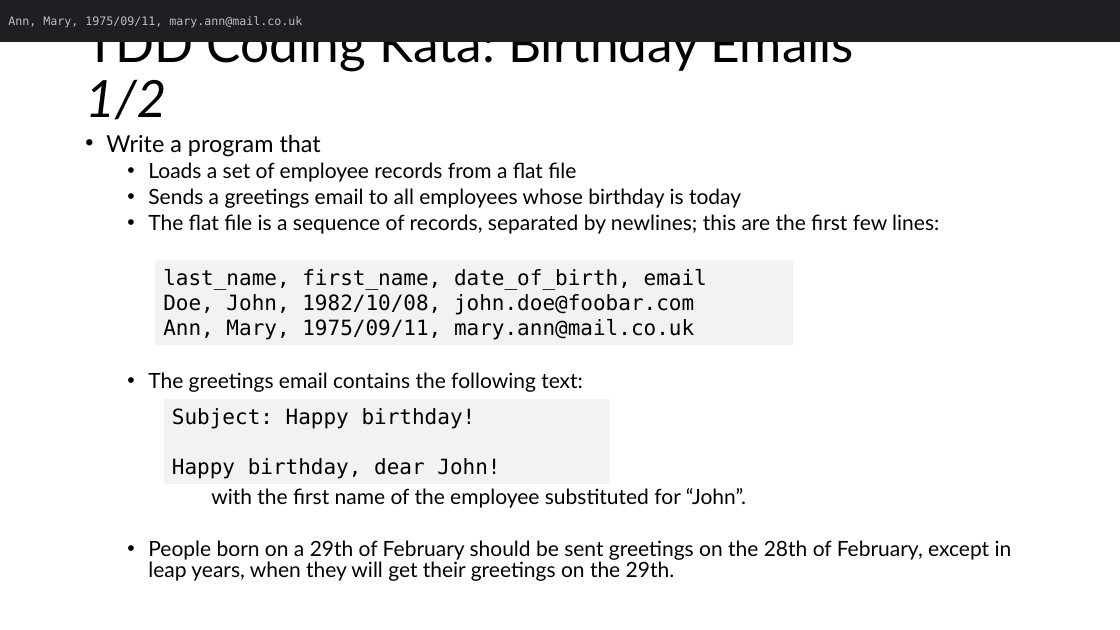
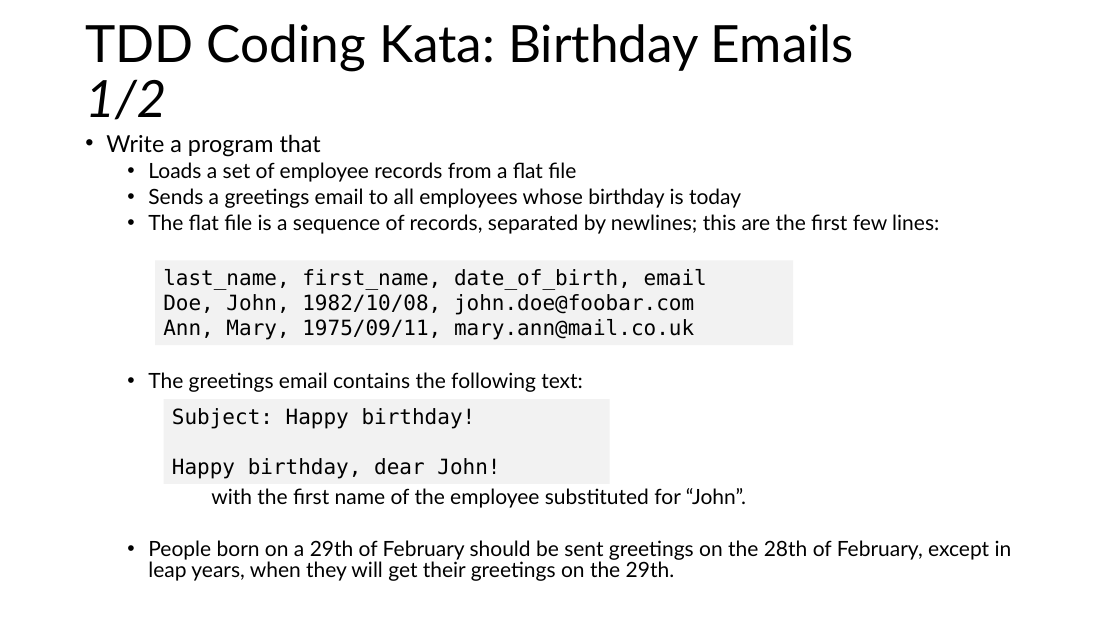
Before and after one commit to G2HJei/tdd-birthday-emails, a slide deck: slide 18 of Test-Driven Development.pptx (slide 14 before the commit). Drawn at 1120x630 pixels with LibreOffice and Linux fonts; fonts in the diff are those of the drawing. Boxes give left, top, right and bottom in pixels: in the first picture for what was removed or moved away, otherwise in the second. Text is boxed around its words. In the diff, an @@ line names an element or a change of style, - is before the commit and + after.

```diff
--- a/Test-Driven Development.pptx
+++ b/Test-Driven Development.pptx
@@ rectangle removed at <box>0,0,1120,42</box> @@
-Ann, Mary, 1975/09/11, mary.ann@mail.co.uk
```
Also in this commit, not shown: 6 other slides changed, 5 slides added, 1 slide removed, 1 other file.
